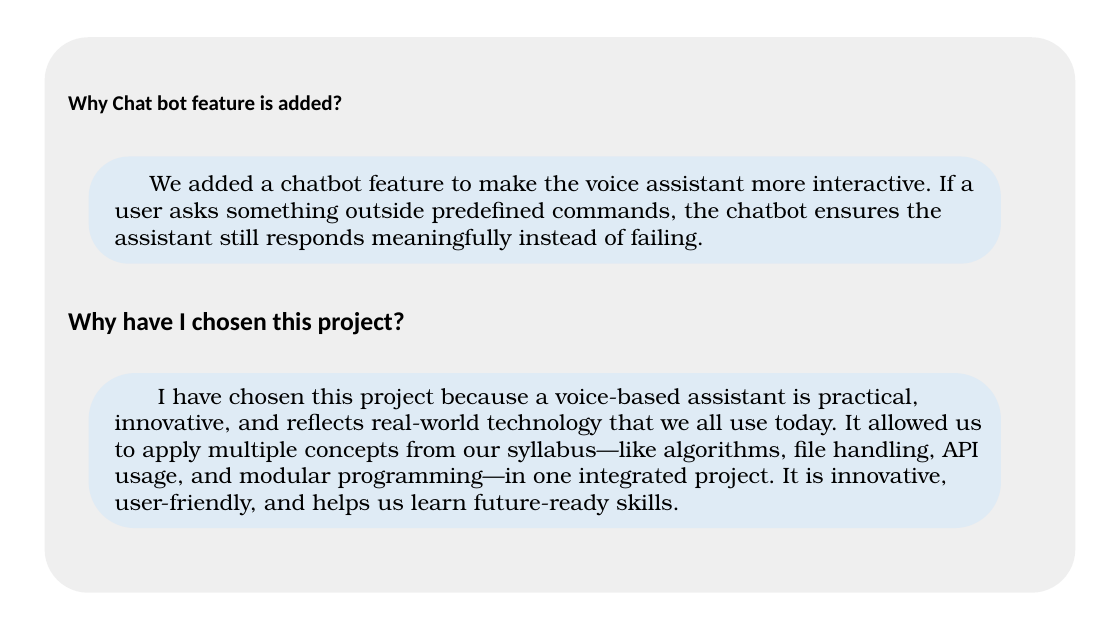
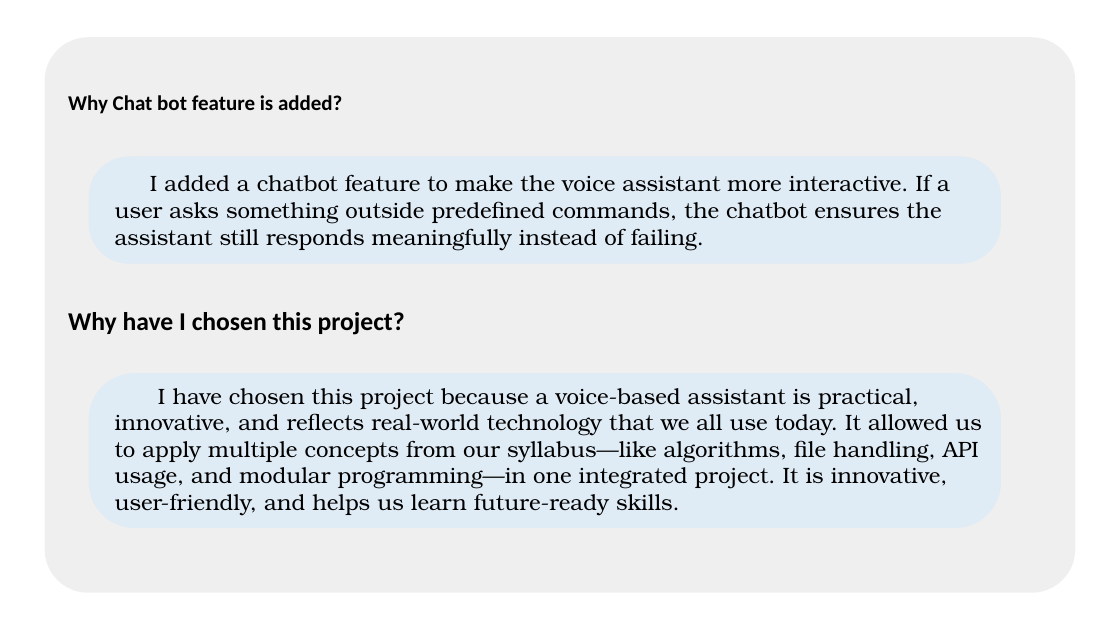
Before and after one commit to P-VARUN/Smart-VoiceAssistant, a slide deck: slide 5 of Idea/VoiceAssistant IDEA presentation.pptx. Drawn at 1120x630 pixels with LibreOffice and Linux fonts; fonts in the diff are those of the drawing; background and template pictures are left out. Boxes give left, top, right and bottom in pixels: in the first picture for what was removed or moved away, otherwise in the second. Text is boxed around its words. In the diff, an @@ line names an element or a change of style, - is before the commit and + after.

Commit message:
version 1

```diff
--- a/Idea/VoiceAssistant IDEA presentation.pptx
+++ b/Idea/VoiceAssistant IDEA presentation.pptx
@@ text at <box>115,174,950,250</box>: text changed @@
-We added a chatbot feature to make the voice assistant more interactive. If a user asks something outside predefined commands, the chatbot ensures the assistant still responds meaningfully instead of failing.
+I added a chatbot feature to make the voice assistant more interactive. If a user asks something outside predefined commands, the chatbot ensures the assistant still responds meaningfully instead of failing.
```
Also in this commit, not shown: 2 other slides changed.
